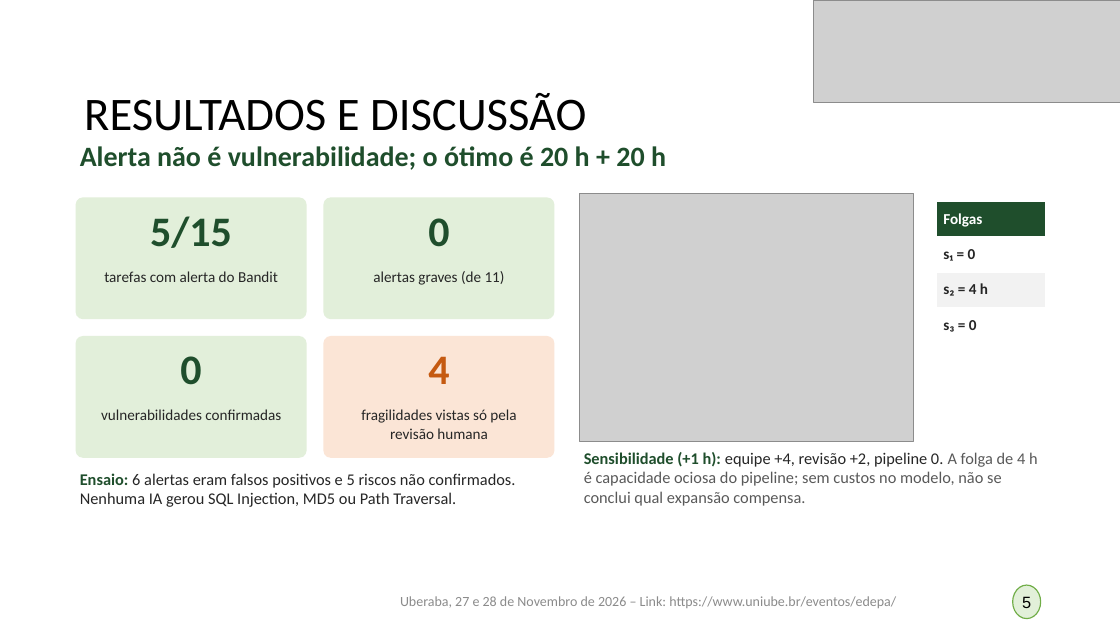
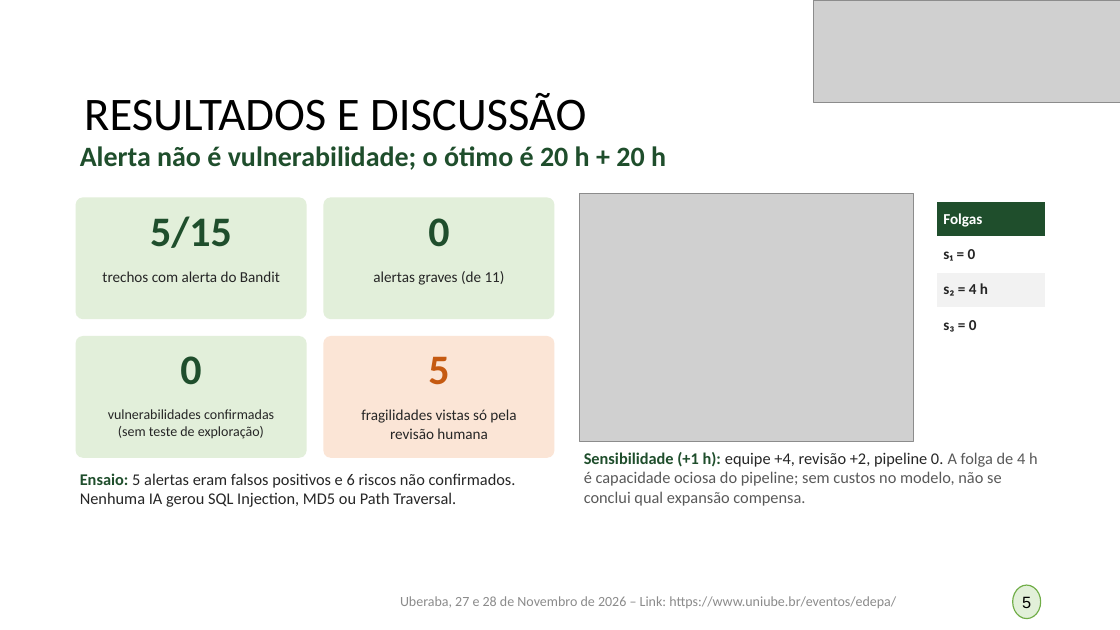
Before and after one commit to germanoafb/edepa-devsecops-simplex, a slide deck: slide 5 of apresentacao/Apresentacao EDEPA 2026 - Germano Augusto Freitas Barbosa.pptx. Drawn at 1120x630 pixels with LibreOffice and Linux fonts; fonts in the diff are those of the drawing; grey boxes stand for pictures. Boxes give left, top, right and bottom in pixels: in the first picture for what was removed or moved away, otherwise in the second. Text is boxed around its words. In the diff, an @@ line names an element or a change of style, - is before the commit and + after.

```diff
--- a/apresentacao/Apresentacao EDEPA 2026 - Germano Augusto Freitas Barbosa.pptx
+++ b/apresentacao/Apresentacao EDEPA 2026 - Germano Augusto Freitas Barbosa.pptx
@@ text at box(102, 271, 280, 282): text changed @@
-tarefas com alerta do Bandit
+trechos com alerta do Bandit
@@ text at box(428, 356, 449, 385): text changed @@
-4
+5
@@ text at box(108, 409, 274, 439): text changed; size 13 to 12 pt @@
-vulnerabilidades confirmadas
+vulnerabilidades confirmadas (sem teste de exploração)
@@ text at box(80, 473, 516, 507): text changed @@
-Ensaio: 6 alertas eram falsos positivos e 5 riscos não confirmados. Nenhuma IA gerou SQL Injection, MD5 ou Path Traversal.
+Ensaio: 5 alertas eram falsos positivos e 6 riscos não confirmados. Nenhuma IA gerou SQL Injection, MD5 ou Path Traversal.
```
Also in this commit, not shown: 3 other slides changed, 2 other files.
